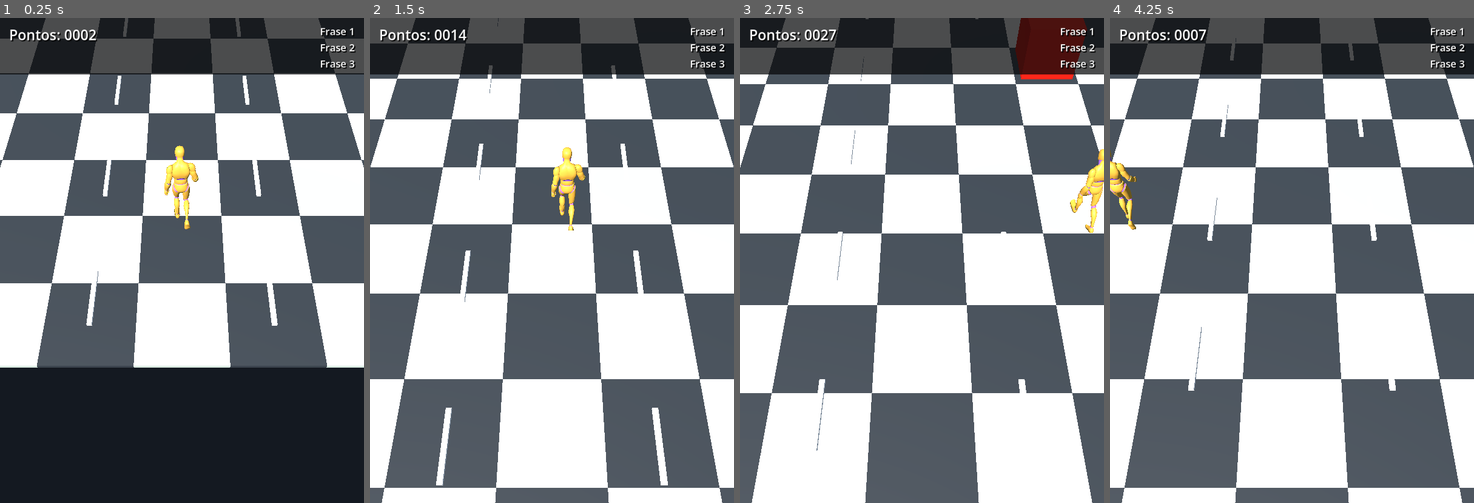
Above: before the commit, frames 1-4 (left to right).
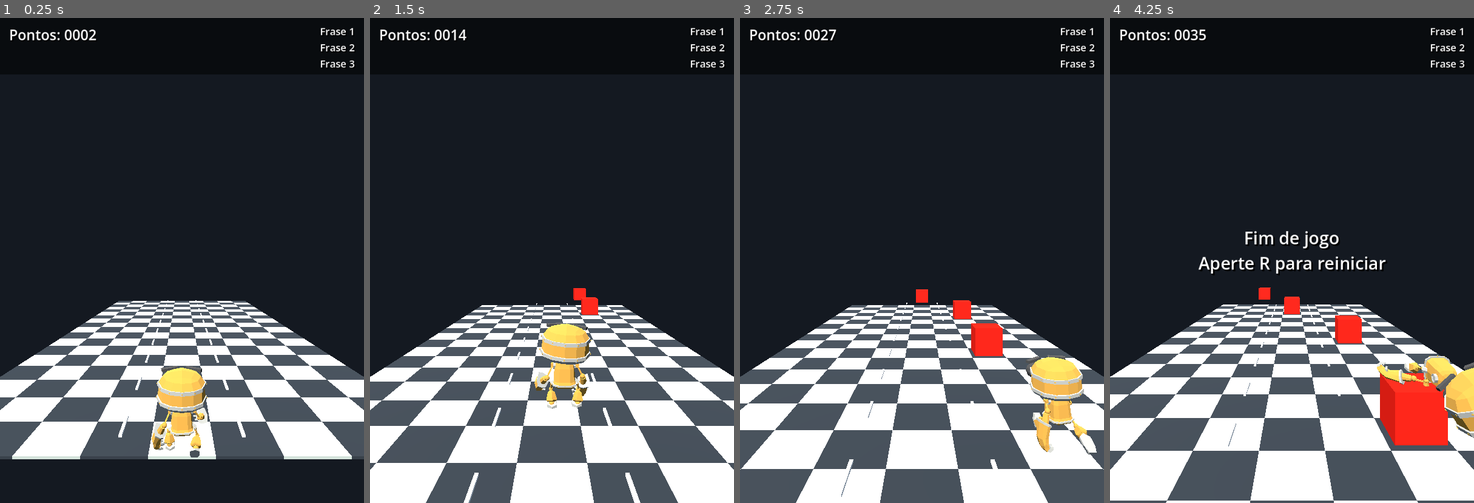
Above: after the commit, the same moments.

Repository: joaopedromsantos/CPG-2026-CTRL-Y
Game: Godot game, scene res://scenes/main.tscn
Two runs of this game, one before a commit and one after it. Both use one fixed random seed, a clock stepped at 60 frames per second and the inputs below.
Inputs:
- Up to frame 1 (0.25 s): no input
- Up to frame 2 (1.5 s): tap Enter at 0.5 s; hold Right 0.53-1.28 s; tap R at 0.6 s; tap Space at 0.77, 0.8, 1.07, 1.35 s; hold Left from 1.28 s (still down)
- Up to frame 3 (2.75 s): tap Space at 1.52, 1.82, 2.3 s; tap R at 1.55, 2.1 s; release Left at 2.03 s; hold Right from 2.03 s (still down)
- Up to frame 4 (4.25 s): tap R at 2.85, 3.5 s; tap Space at 3.02, 3.32, 3.6, 3.77, 4.07 s; release Right at 3.53 s; hold Left from 3.53 s (still down)

The runs differ from the first frame. In frame 1, 80% of the frame differs, in the area x 0-100%, y 0-91%; in frame 2, 77%; in frame 3, 77%; in frame 4, 78%.

Commit message:
feat: add player models and enhance player functionality with jumping and lane changing mechanics

Diff:
--- /dev/null
+++ b/scenes/player.tscn
@@ -0,0 +1,18 @@
+[gd_scene format=3 uid="uid://nyhyv0asq27m"]
+
+[ext_resource type="Script" uid="uid://bg8gw6yjpxxly" path="res://scripts/player.gd" id="2_g2els"]
+[ext_resource type="PackedScene" uid="uid://cofypyl68ho7i" path="res://assets/player/Robot.fbx" id="2_qhqgy"]
+
+[sub_resource type="CapsuleShape3D" id="CapsuleShape3D_g2els"]
+radius = 0.3
+
+[node name="RunnerPlayer" type="CharacterBody3D" unique_id=1431524170]
+script = ExtResource("2_g2els")
+metadata/_custom_type_script = "uid://bg8gw6yjpxxly"
+
+[node name="CollisionShape3D" type="CollisionShape3D" parent="." unique_id=2083886718]
+transform = Transform3D(1, 0, 0, 0, 1, 0, 0, 0, 1, 0, 1.0351684, 0.028467894)
+shape = SubResource("CapsuleShape3D_g2els")
+
+[node name="Robot" parent="." unique_id=1183690155 instance=ExtResource("2_qhqgy")]
+transform = Transform3D(0.4, 0, 0, 0, 0.4, 0, 0, 0, 0.4, 0, 0, 0)
--- a/scripts/main.gd
+++ b/scripts/main.gd
@@ -31,7 +31,16 @@
 	_build_player()
 	_build_blocos()
 	_build_hud()
+	_setup_camera()
 	_restart()
+
+
+func _setup_camera() -> void:
+	var camera = Camera3D.new()
+	camera.position = Vector3(0, 4.0, 15.0)
+	camera.look_at(Vector3(0, 1.5, 0), Vector3.UP)
+	add_child(camera)
+	camera.current = true
 
 
 func _process(delta: float) -> void:
@@ -56,9 +65,15 @@
 		KEY_LEFT, KEY_A:
 			if not _is_game_over:
 				_player.change_lane(-1)
+				get_tree().root.set_input_as_handled()
 		KEY_RIGHT, KEY_D:
 			if not _is_game_over:
 				_player.change_lane(1)
+				get_tree().root.set_input_as_handled()
+		KEY_SPACE:
+			if not _is_game_over:
+				_player.jump()
+				get_tree().root.set_input_as_handled()
 		KEY_R:
 			if _is_game_over:
 				_restart()
@@ -75,8 +90,8 @@
 
 
 func _build_player() -> void:
-	_player = RunnerPlayer.new()
-	_player.player_z = 5.8
+	_player = preload("res://scenes/player.tscn").instantiate()
+	_player.player_z = 8.5
 	add_child(_player)
 	_player.setup(_lane_positions, 1)
 
@@ -108,6 +123,7 @@
 
 func _end_game() -> void:
 	_is_game_over = true
+	_player.die()
 	_hud.show_game_over()
 
 
--- a/scripts/player.gd
+++ b/scripts/player.gd
@@ -1,27 +1,34 @@
 class_name RunnerPlayer
-extends Node3D
+extends CharacterBody3D
 
-const PLAYER_SCENE := preload("res://assets/player/UAL1_Standard.glb")
+@export var lane_change_speed := 12.0
+@export var player_y := 0.0
+@export var player_z := 8.5
 
-var lane_change_speed := 12.0
-var player_y := 0.0
-var player_z := 5.8
-var player_scale := Vector3(0.85, 0.85, 0.85)
+
+var _anim: AnimationPlayer
 
 var _lane_positions: Array[float] = []
 var _current_lane := 1
 var _target_x := 0.0
-var _model: Node3D
-var _fallback_material: StandardMaterial3D
+var _current_animation := ""
+var _can_change_lane := true
+var _lane_change_cooldown := 0.08
+var _vertical_velocity := 0.0
+var _is_jumping := false
+var _jump_force := 8.0
+var _gravity := 18.0
+var _is_dead := false
 
 
+func get_runner_position() -> Vector3:
+	return global_position
+
 func setup(lane_positions: Array[float], start_lane: int) -> void:
+	_anim = $Robot/AnimationPlayer
 	_lane_positions = lane_positions
 	_current_lane = clampi(start_lane, 0, _lane_positions.size() - 1)
 	_target_x = _lane_positions[_current_lane]
-
-	_build_fallback_material()
-	_build_model()
 	reset(_current_lane)
 
 
@@ -29,81 +36,60 @@
 	_current_lane = clampi(start_lane, 0, _lane_positions.size() - 1)
 	_target_x = _lane_positions[_current_lane]
 	position = Vector3(_target_x, player_y, player_z)
-	rotation_degrees = Vector3.ZERO
-
-	if _model:
-		_model.rotation_degrees = Vector3(0.0, 180.0, 0.0)
-		_play_running_animation(_model)
+	rotation.y = PI
+	_is_dead = false
+	_anim.play("RobotArmature|Robot_Running")
+	_current_animation = "RobotArmature|Robot_Running"
 
 
 func change_lane(direction: int) -> void:
+	if not _can_change_lane:
+		return
 	_current_lane = clampi(_current_lane + direction, 0, _lane_positions.size() - 1)
 	_target_x = _lane_positions[_current_lane]
+	_can_change_lane = false
+
+
+func jump() -> void:
+	if not _can_change_lane or _is_jumping:
+		return
+	_anim.play("RobotArmature|Robot_WalkJump")
+	_current_animation = "RobotArmature|Robot_WalkJump"
+	_vertical_velocity = _jump_force
+	_is_jumping = true
+	_can_change_lane = false
+
+
+func die() -> void:
+	_is_dead = true
+	_anim.play("RobotArmature|Robot_Death")
+	_current_animation = "RobotArmature|Robot_Death"
 
 
 func tick(delta: float) -> void:
 	var weight := 1.0 - exp(-lane_change_speed * delta)
 	position.x = lerpf(position.x, _target_x, weight)
-	_animate_player()
 
+	if _is_jumping:
+		_vertical_velocity -= _gravity * delta
+		position.y += _vertical_velocity * delta
 
-func get_runner_position() -> Vector3:
-	return position
+		if position.y <= player_y:
+			position.y = player_y
+			_vertical_velocity = 0.0
+			_is_jumping = false
+			_anim.play("RobotArmature|Robot_Running")
+			_current_animation = "RobotArmature|Robot_Running"
 
+	if not _can_change_lane:
+		_lane_change_cooldown -= delta
+		if _lane_change_cooldown <= 0.0:
+			_can_change_lane = true
+			_lane_change_cooldown = 0.08
 
-func _build_fallback_material() -> void:
-	_fallback_material = StandardMaterial3D.new()
-	_fallback_material.albedo_color = Color(0.15, 0.55, 1.0)
-	_fallback_material.roughness = 0.18
-	_fallback_material.metallic = 0.35
-
-
-func _build_model() -> void:
-	_model = PLAYER_SCENE.instantiate() as Node3D
-	if _model == null:
-		_model = _make_fallback_model()
-
-	_model.name = "Model"
-	_model.scale = player_scale
-	add_child(_model)
-
-
-func _make_fallback_model() -> Node3D:
-	var sphere := SphereMesh.new()
-	sphere.radius = 0.55
-	sphere.height = 1.1
-
-	var mesh := MeshInstance3D.new()
-	mesh.mesh = sphere
-	mesh.material_override = _fallback_material
-	mesh.position.y = 0.55
-	return mesh
-
-
-func _play_running_animation(root: Node) -> void:
-	for child in root.get_children():
-		if child is AnimationPlayer:
-			var animation_player := child as AnimationPlayer
-			var animations := animation_player.get_animation_list()
-			if animations.is_empty():
-				continue
-
-			var selected := animations[0]
-			for animation_name in animations:
-				var lower_name := String(animation_name).to_lower()
-				if lower_name.contains("run") or lower_name.contains("walk"):
-					selected = animation_name
-					break
-
-			animation_player.play(selected)
-			return
-
-		_play_running_animation(child)
-
-
-func _animate_player() -> void:
-	if _model == null:
-		return
-
-	_model.rotation_degrees.y = 180.0 + sin(Time.get_ticks_msec() * 0.008) * 2.0
-	position.y = player_y + absf(sin(Time.get_ticks_msec() * 0.012)) * 0.035
+	if not _is_dead and not _anim.is_playing():
+		if _current_animation != "RobotArmature|Robot_Running":
+			_anim.play("RobotArmature|Robot_Running")
+			_current_animation = "RobotArmature|Robot_Running"
+		else:
+			_anim.play("RobotArmature|Robot_Running")
Binary file added: assets/player/Adventurer.glb
Not shown, added: assets/player/Adventurer.glb.import
Binary file added: assets/player/Robot.fbx
Not shown, added: assets/player/Robot.fbx.import
